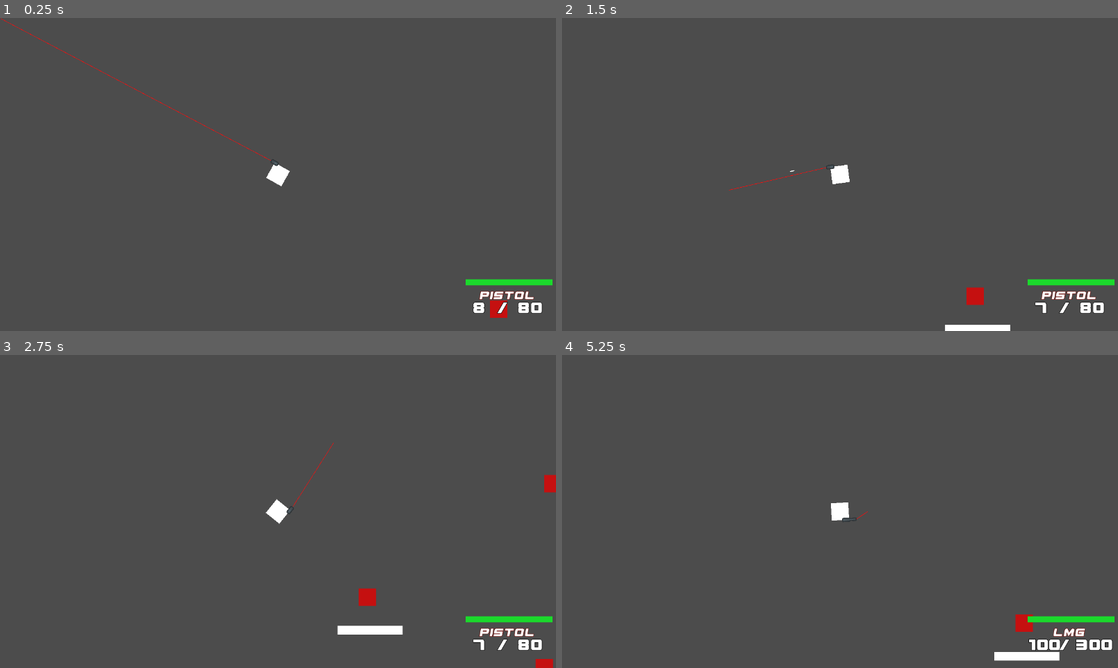
Above: before the commit, frames 1-4 (two rows, left to right).
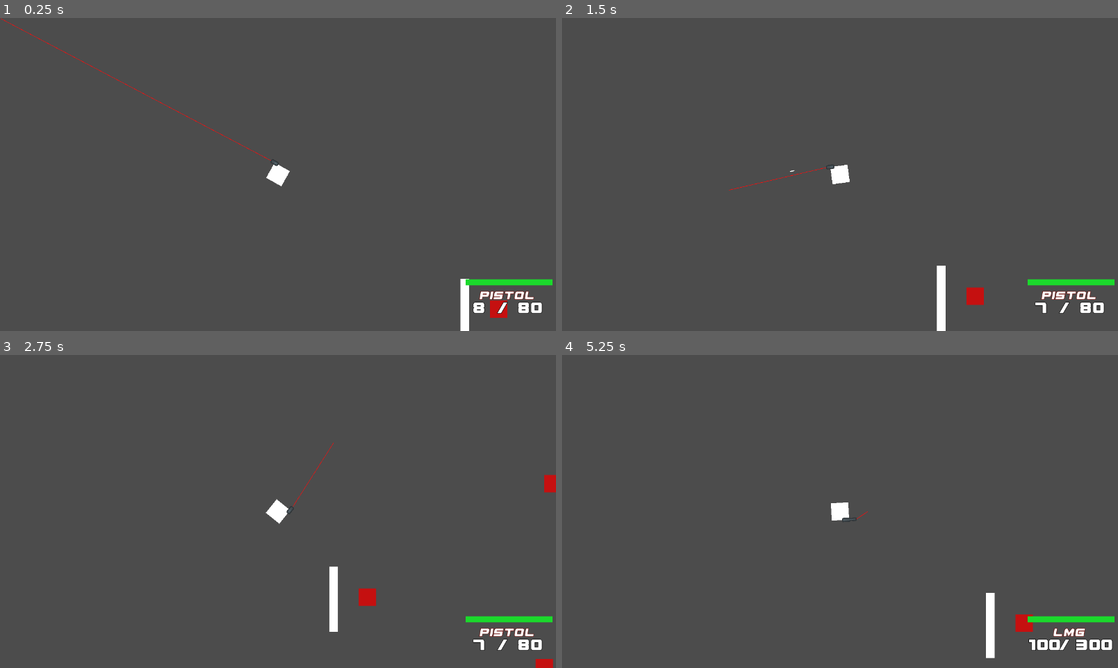
Above: after the commit, the same moments.

Repository: Eniiqz/CubeZ
Game: Godot game, scene res://World/World.tscn
Two runs of this game, one before a commit and one after it. Both use one fixed random seed, a clock stepped at 60 frames per second and the inputs below.
Inputs (mouse positions are in pixels of both pictures, inside the frame that each line leads up to):
- Up to frame 1 (0.25 s): no input
- Up to frame 2 (1.5 s): tap Enter at 0.5 s; move the mouse to (962, 158) at 0.52 s; hold D (move_right) 0.53-1.28 s; hold Shift (move_sprint) 0.53-1.28 s; move the mouse to (728, 190) at 1.27 s; hold S (move_down) from 1.28 s (still down); click (728, 190) at 1.35 s
- Up to frame 3 (2.75 s): move the mouse to (333, 442) at 2.02 s; release S (move_down) at 2.03 s; hold D (move_right) from 2.03 s (still down); tap 1 (weapon_slot_1) at 2.1 s
- Up to frame 4 (5.25 s): move the mouse to (812, 574) at 2.77 s; release D (move_right) at 2.78 s; hold W (move_up) 2.78-3.53 s; tap 2 (weapon_slot_2) at 2.85 s; move the mouse to (1006, 558) at 3.52 s; hold 3 (weapon_slot_3) 3.53-4.28 s; hold A (move_left) 3.53-5.03 s; move the mouse to (673, 464) at 4.27 s; tap 4 (weapon_slot_4) at 4.35 s; move the mouse to (867, 511) at 5.02 s; hold S (move_down) from 5.03 s (still down); hold Shift (move_sprint) from 5.03 s (still down)

The runs differ from the first frame. In frame 1, 0.3% of the frame differs, in the area x 82-85%, y 83-100%; in frame 2, 0.6%; in frame 3, 0.7%; in frame 4, 0.7%, in the area x 76-90%, y 76-98%.

Commit message:
Added new zombie stuff

Diff:
--- a/User Interface/HUD.tscn
+++ b/User Interface/HUD.tscn
@@ -2,7 +2,8 @@
 
 [ext_resource path="res://User Interface/custom_font.tres" type="DynamicFont" id=1]
 [ext_resource path="res://User Interface/HUD.gd" type="Script" id=2]
-[ext_resource path="res://italic_font.tres" type="DynamicFontData" id=3]
+[ext_resource path="res://User Interface/italic_font.tres" type="DynamicFontData" id=3]
+
 
 [sub_resource type="DynamicFont" id=1]
 size = 32
--- a/World/World.tscn
+++ b/World/World.tscn
@@ -1,8 +1,9 @@
-[gd_scene load_steps=4 format=2]
+[gd_scene load_steps=5 format=2]
 
 [ext_resource path="res://Environment/Wall.tscn" type="PackedScene" id=1]
 [ext_resource path="res://Zombie/Zombie.tscn" type="PackedScene" id=2]
 [ext_resource path="res://World/World.gd" type="Script" id=3]
+[ext_resource path="res://Zombie/ZombieSpawner.tscn" type="PackedScene" id=4]
 
 [node name="World" type="Node2D"]
 script = ExtResource( 3 )
@@ -20,6 +21,10 @@
 [node name="Wall" parent="." groups=[
 "Environment",
 ] instance=ExtResource( 1 )]
-position = Vector2( 514.207, 385.6 )
+position = Vector2( 430.022, 314.885 )
+rotation = 1.5708
 collision_layer = 4
 collision_mask = 7
+
+[node name="ZombieSpawner" parent="." instance=ExtResource( 4 )]
+position = Vector2( 664.308, 62.2263 )
--- a/Zombie/Zombie.gd
+++ b/Zombie/Zombie.gd
@@ -5,6 +5,7 @@
 export var can_look_at_player = false
 
 export var damage = 25
+export var speed = 150
 
 export var max_health = 100
 export var health  = 100 setget set_health, get_health
@@ -44,7 +45,21 @@
 	if TargetedPlayer == body:
 		TargetedPlayer = null
 
+func search_for_player():
+	var player_distances = {}
+	for Player in get_tree().get_nodes_in_group("Player"):
+		player_distances[Player] = Player.get_global_position().distance_to(self.get_global_position())
+	var min_value = player_distances.values().min()
+	for Player in player_distances:
+		var value = player_distances[Player]
+		if value == min_value:
+			return Player
+
+
 func _physics_process(delta):
+	if not TargetedPlayer:
+		print(search_for_player())
 	if TargetedPlayer != null:
 		look_at(TargetedPlayer.position)
 		var direction = (TargetedPlayer.get_global_position() - self.get_global_position()).normalized()
+		move_and_slide(speed * direction)
--- a/Zombie/ZombieSpawner.gd
+++ b/Zombie/ZombieSpawner.gd
@@ -1,10 +1,14 @@
 extends Node2D
 class_name ZombieSpawner
+
+onready var SpawnTimer = get_node("SpawnTimer")
+
+export (int) onready var spawn_time
 
 const Zombie = preload("res://Zombie/Zombie.tscn")
 
 func _ready():
-	pass
+	SpawnTimer.connect("timeout", self, "spawn_zombie")
 
 func spawn_zombie():
 	var new_zombie = Zombie.instance()
--- a/Zombie/ZombieSpawner.tscn
+++ b/Zombie/ZombieSpawner.tscn
@@ -4,3 +4,7 @@
 
 [node name="ZombieSpawner" type="Position2D"]
 script = ExtResource( 1 )
+spawn_time = 5
+
+[node name="SpawnTimer" type="Timer" parent="."]
+autostart = true
Renamed: italic_font.tres -> User Interface/italic_font.tres
